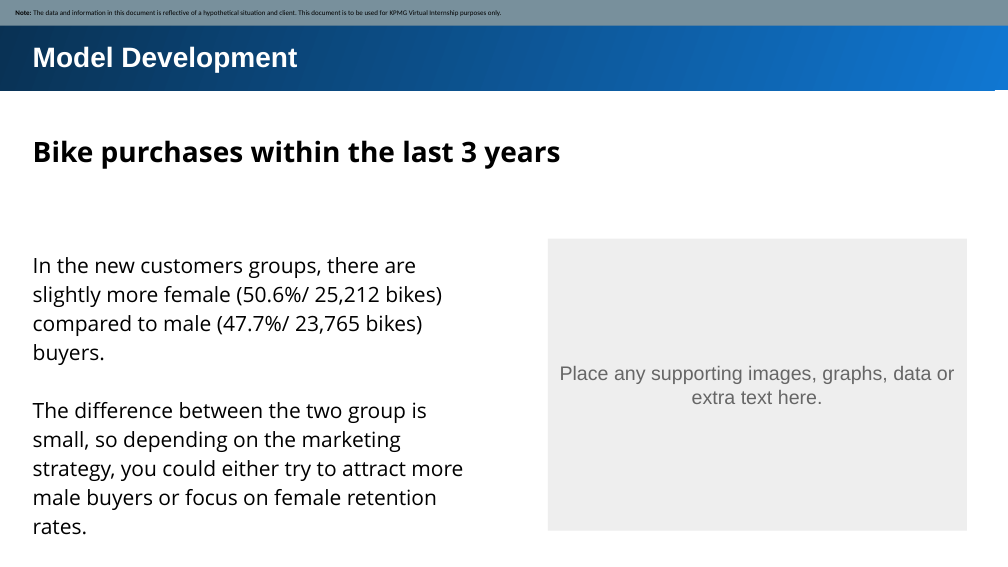
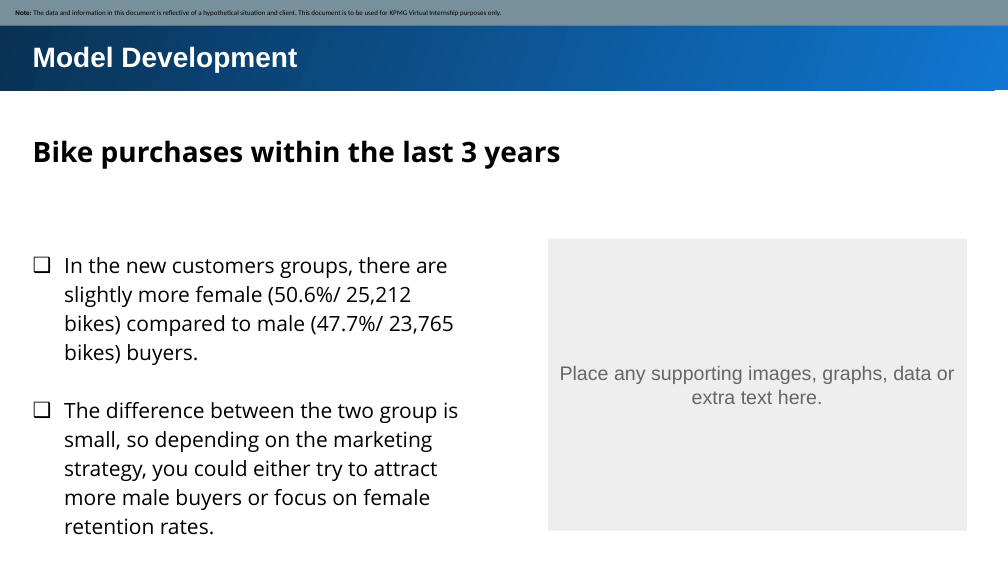
Before and after one commit to MKY01/KPMG-Virtual-Internship, a slide deck: slide 5 of 2.Data_Insights/Module_2_my_slide.pptx. Drawn at 1008x567 pixels with LibreOffice and Linux fonts; fonts in the diff are those of the drawing. Boxes give left, top, right and bottom in pixels: in the first picture for what was removed or moved away, otherwise in the second. Text is boxed around its words. In the diff, an @@ line names an element or a change of style, - is before the commit and + after.

```diff
--- a/2.Data_Insights/Module_2_my_slide.pptx
+++ b/2.Data_Insights/Module_2_my_slide.pptx
@@ text "In the new customers groups, ..." at [64, 257, 458, 535]: bullet none to ❑ @@
```
Also in this commit, not shown: 6 other files.
